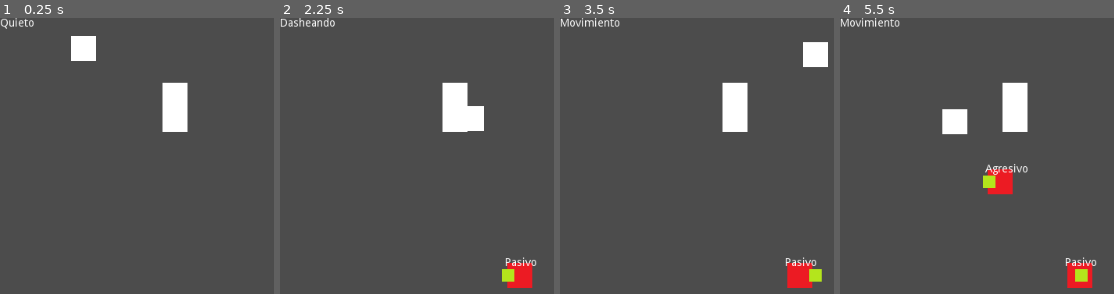
Above: before the commit, frames 1-4 (left to right).
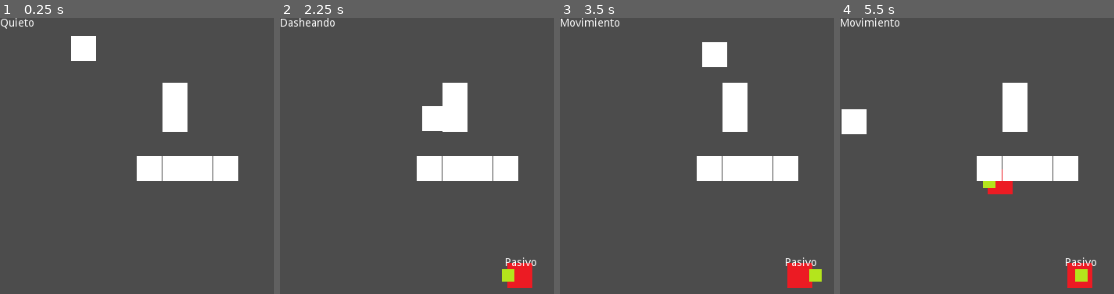
Above: after the commit, the same moments.

Repository: Metecko/Conejo-Magico
Game: Godot game, scene res://escenas/Principal/Principal.tscn
Same seed, same stepped clock (60 frames per second), same inputs: the game is played once before the commit and once after it. Before the commit the project starts from res://escenas/Principal.tscn.
Inputs (mouse positions are in pixels of both pictures, inside the frame that each line leads up to):
- Up to frame 1 (0.25 s): no input
- Up to frame 2 (2.25 s): tap Enter at 0.5 s; move the mouse to (outside the picture) at 0.52 s; hold Right (ui_right) 0.53-1.28 s; hold Space (bastonazo) 0.53-1.28 s; move the mouse to (521, 274) at 1.27 s; hold Down (ui_down) 1.28-2.03 s; right-click (521, 274) at 1.35 s; move the mouse to (outside the picture) at 2.02 s; hold Right (ui_right) from 2.03 s (still down); tap Shift (dash) at 2.1 s
- Up to frame 3 (3.5 s): move the mouse to (outside the picture) at 2.77 s; release Right (ui_right) at 2.78 s; hold Up (ui_up) from 2.78 s (still down); click (outside the picture) at 2.85 s
- Up to frame 4 (5.5 s): move the mouse to (outside the picture) at 3.52 s; release Up (ui_up) at 3.53 s; hold Space (bastonazo) 3.53-4.28 s; hold Left (ui_left) 3.53-5.03 s; move the mouse to (998, 180) at 4.27 s; right-click (998, 180) at 4.35 s; move the mouse to (outside the picture) at 5.02 s; hold Down (ui_down) from 5.03 s (still down); tap Shift (dash) at 5.1 s

The runs differ from the first frame. In frame 1, 3.4% of the frame differs, in the area x 49-88%, y 50-60%; in frame 2, 4.7%; in frame 3, 5.1%; in frame 4, 5.2%, in the area x 0-88%, y 32-60%.

Commit message:
creando navigation para enemigos

Diff:
--- a/entidades/enemigos/Enemigo.gd
+++ b/entidades/enemigos/Enemigo.gd
@@ -3,6 +3,11 @@
 
 signal spawneado(entidad)
 signal saliendo_escena(entidad)
+
+var path: PoolVector2Array = [] setget set_path
+
+func set_path(nuevo_path: PoolVector2Array) -> void:
+	path = nuevo_path
 
 func _ready() -> void:
 	connect("spawneado", get_parent(), "_enemigo_spawn")
--- a/entidades/enemigos/creep/CreepEstadoControlador.gd
+++ b/entidades/enemigos/creep/CreepEstadoControlador.gd
@@ -13,8 +13,11 @@
 		"atacando": $Atacando,
 	}
 
-var estado_actual
+var estado_actual setget ,get_estado_actual
 var _activo: = false setget set_activo
+
+func get_estado_actual() -> Node:
+	return estado_actual
 
 func set_activo(value):
 	_activo = value
--- a/entidades/enemigos/creep/estados/Agresivo.gd
+++ b/entidades/enemigos/creep/estados/Agresivo.gd
@@ -4,11 +4,12 @@
 onready var perspectiva: RayCast2D = owner.get_node("RayCastVision")
 var observado
 var es_jugador = false
+var position_tramo
+var distancia_tramo
 
 func actualizar():
-	print(mirar_target())
 	if mirar_target():
-		return
+		perseguir_target()
 	else:
 		emit_signal("terminado", "alerta")
 
@@ -22,3 +23,12 @@
 		es_jugador = false
 
 	return es_jugador
+
+func perseguir_target() -> void:
+	position_tramo = owner.path[0]
+	distancia_tramo = owner.position.distance_to(position_tramo)
+	owner.movedir = ( position_tramo -owner.position).normalized()
+	if distancia_tramo > 0.5:
+		owner.move_and_slide(owner.movedir*40)
+	else:
+		owner.path.remove(0)
--- a/entidades/jugador/Jugador.tscn
+++ b/entidades/jugador/Jugador.tscn
@@ -12,6 +12,7 @@
 
 [node name="Jugador" type="KinematicBody2D"]
 position = Vector2( 107, 39 )
+collision_mask = 6
 script = ExtResource( 1 )
 __meta__ = {
 "_edit_group_": true
--- a/entidades/obstaculos/Obstaculo.tscn
+++ b/entidades/obstaculos/Obstaculo.tscn
@@ -6,6 +6,8 @@
 extents = Vector2( 15.8635, 15.8961 )
 
 [node name="KinematicBody2D" type="StaticBody2D"]
+collision_layer = 4
+collision_mask = 3
 
 [node name="Sprite" type="Sprite" parent="."]
 texture = ExtResource( 1 )
--- a/escenas/Principal.tscn
+++ /dev/null
@@ -1,19 +0,0 @@
-[gd_scene load_steps=4 format=2]
-
-[ext_resource path="res://entidades/enemigos/Enemigos.tscn" type="PackedScene" id=1]
-[ext_resource path="res://entidades/jugador/Jugador.tscn" type="PackedScene" id=2]
-[ext_resource path="res://entidades/obstaculos/Obstaculo.tscn" type="PackedScene" id=3]
-
-[node name="Node2D" type="Node2D"]
-
-[node name="Jugador" parent="." instance=ExtResource( 2 )]
-
-[node name="Enemigos" parent="." instance=ExtResource( 1 )]
-
-[node name="KinematicBody2D" parent="." instance=ExtResource( 3 )]
-position = Vector2( 224.2, 130.15 )
-collision_layer = 4
-collision_mask = 4
-
-[node name="KinematicBody2D" parent="KinematicBody2D" instance=ExtResource( 3 )]
-position = Vector2( 0, -31.3501 )
--- /dev/null
+++ b/escenas/Principal/Navigation.gd
@@ -0,0 +1,22 @@
+extends Navigation2D
+
+var jugador_position: Vector2
+var enemigos: Array
+
+func _ready():
+	pass
+
+func _process(delta) -> void:
+	enemigos = $Enemigos.get_children()
+	path_para_enemigos_agresivos()
+
+func _physics_process(delta) -> void:
+	jugador_position = $Jugador.position
+
+func path_para_enemigos_agresivos():
+	for enemigo in enemigos:
+		var estado_controlador = enemigo.get_node("EstadoControlador")
+		if estado_controlador.get_estado_actual().name == "Agresivo":
+			var nuevo_path = get_simple_path(enemigo.position, jugador_position)
+			nuevo_path.remove(0)
+			enemigo.set_path(nuevo_path)
--- /dev/null
+++ b/escenas/Principal/Principal.tscn
@@ -0,0 +1,40 @@
+[gd_scene load_steps=6 format=2]
+
+[ext_resource path="res://escenas/Principal/Navigation.gd" type="Script" id=1]
+[ext_resource path="res://entidades/obstaculos/Obstaculo.tscn" type="PackedScene" id=2]
+[ext_resource path="res://entidades/jugador/Jugador.tscn" type="PackedScene" id=3]
+[ext_resource path="res://entidades/enemigos/Enemigos.tscn" type="PackedScene" id=4]
+
+[sub_resource type="NavigationPolygon" id=1]
+vertices = PoolVector2Array( 14.8421, 30.1053, 425.368, 14.3158, 244.316, 79.5789, 207.474, 79.5789, 308.526, 173.263, 449.579, 293.263, 307.474, 212.211, 243.263, 146.947, 170.632, 175.368, 206.421, 143.789, 15.8947, 294.316, 170.632, 208 )
+polygons = [ PoolIntArray( 0, 1, 2, 3 ), PoolIntArray( 4, 1, 5, 6 ), PoolIntArray( 2, 1, 4, 7 ), PoolIntArray( 7, 4, 8, 9 ), PoolIntArray( 6, 5, 10, 11 ), PoolIntArray( 11, 10, 0, 8 ), PoolIntArray( 8, 0, 3, 9 ) ]
+outlines = [ PoolVector2Array( 206.421, 143.789, 207.474, 79.5789, 244.316, 79.5789, 243.263, 146.947 ), PoolVector2Array( 170.632, 208, 170.632, 175.368, 308.526, 173.263, 307.474, 212.211 ), PoolVector2Array( 14.8421, 30.1053, 15.8947, 294.316, 449.579, 293.263, 425.368, 14.3158 ) ]
+
+[node name="Navigation" type="Navigation2D"]
+script = ExtResource( 1 )
+
+[node name="Jugador" parent="." instance=ExtResource( 3 )]
+
+[node name="Enemigos" parent="." instance=ExtResource( 4 )]
+
+[node name="KinematicBody2D" parent="." instance=ExtResource( 2 )]
+position = Vector2( 224.2, 130.15 )
+collision_mask = 4
+
+[node name="KinematicBody2D" parent="KinematicBody2D" instance=ExtResource( 2 )]
+position = Vector2( 0, -31.3501 )
+
+[node name="KinematicBody2D2" parent="KinematicBody2D" instance=ExtResource( 2 )]
+position = Vector2( -0.38002, 62.985 )
+
+[node name="KinematicBody2D" parent="KinematicBody2D/KinematicBody2D2" instance=ExtResource( 2 )]
+position = Vector2( 32.6579, 0 )
+
+[node name="KinematicBody2D" parent="KinematicBody2D/KinematicBody2D2/KinematicBody2D" instance=ExtResource( 2 )]
+position = Vector2( 32.6316, 0 )
+
+[node name="KinematicBody2D2" parent="KinematicBody2D/KinematicBody2D2" instance=ExtResource( 2 )]
+position = Vector2( -32.6316, 0 )
+
+[node name="NavMesh" type="NavigationPolygonInstance" parent="."]
+navpoly = SubResource( 1 )
--- a/project.godot
+++ b/project.godot
@@ -81,7 +81,7 @@
 [application]
 
 config/name="Conejo Detonao"
-run/main_scene="res://escenas/Principal.tscn"
+run/main_scene="res://escenas/Principal/Principal.tscn"
 config/icon="res://icon.png"
 
 [autoload]
